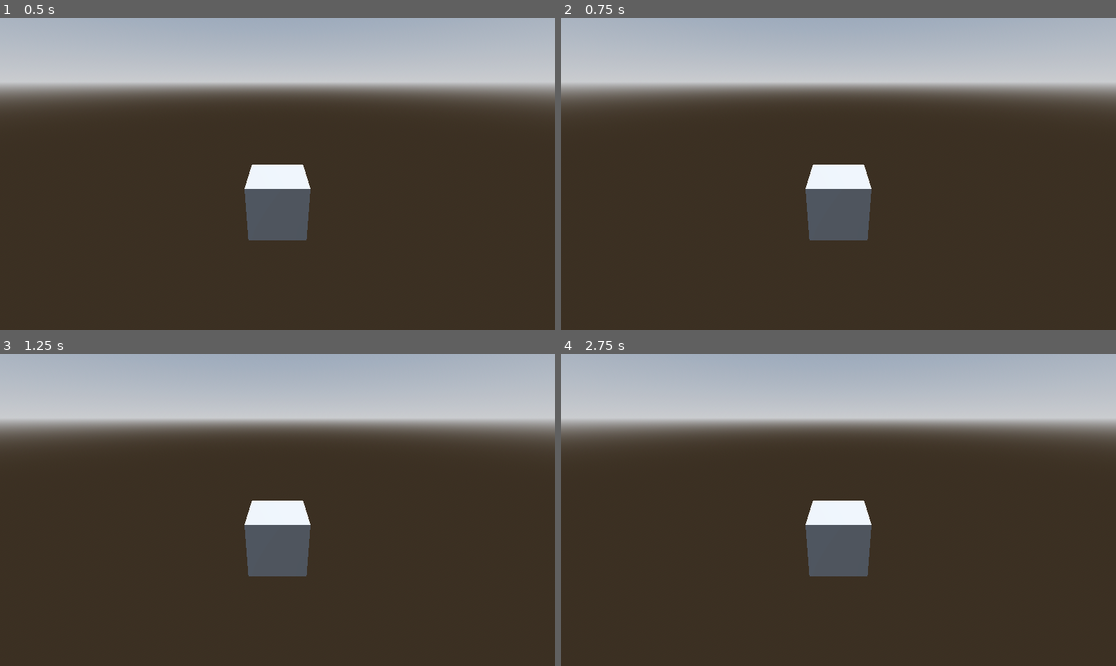
Above: before the commit, frames 1-4 (two rows, left to right).
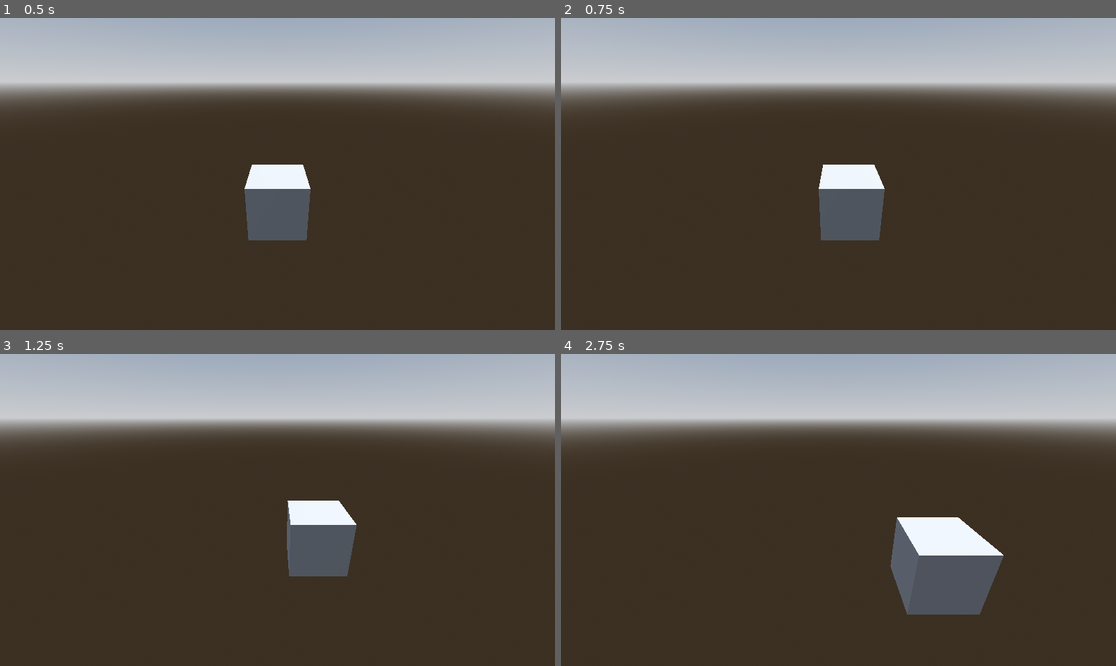
Above: after the commit, the same moments.

Repository: JulianRijken/SDR_Les
Game: Godot game, scene res://mijnscene.tscn
Two runs of this game, one before a commit and one after it. Both use one fixed random seed, a clock stepped at 60 frames per second and the inputs below.
Inputs:
- Up to frame 1 (0.5 s): no input
- Up to frame 2 (0.75 s): tap Enter at 0.5 s; hold Right (move_right) from 0.53 s (still down)
- Up to frame 3 (1.25 s): keep holding Right (move_right)
- Up to frame 4 (2.75 s): release Right (move_right) at 1.28 s; hold S (move_backwards, bound only after the commit) 1.28-2.03 s; hold Right (move_right) from 2.03 s (still down)

Frame 1 is identical in both runs. In frame 2, 1.1% of the frame differs, in the area x 44-59%, y 46-72%; in frame 3, 3.7%; in frame 4, 7.8%, in the area x 44-80%, y 46-84%.

Commit message:
voorbeeld push

Diff:
--- a/TankGame/character_body_3d.gd
+++ b/TankGame/character_body_3d.gd
@@ -2,24 +2,21 @@
 
 @export var speed = 14
 
-
 var target_velocity = Vector3.ZERO
 
-
 func _physics_process(delta):
-	# We create a local variable to store the input direction.
 	var direction = Vector3.ZERO
 
-	# We check for each move input and update the direction accordingly.
 	if Input.is_action_pressed("move_right"):
 		direction.x += 1
 	if Input.is_action_pressed("move_left"):
 		direction.x -= 1
-	if Input.is_action_pressed("move_back"):
-		# Notice how we are working with the vector's x and z axes.
-		# In 3D, the XZ plane is the ground plane.
+	if Input.is_action_pressed("move_backwards"):
 		direction.z += 1
 	if Input.is_action_pressed("move_forward"):
 		direction.z -= 1
 
 	print(direction)
+
+	velocity = direction
+	move_and_slide()
--- a/TankGame/project.godot
+++ b/TankGame/project.godot
@@ -29,3 +29,15 @@
 , Object(InputEventKey,"resource_local_to_scene":false,"resource_name":"","device":-1,"window_id":0,"alt_pressed":false …(183 unchanged characters)…
 ]
 }
+move_forward={
+"deadzone": 0.2,
+"events": [Object(InputEventKey,"resource_local_to_scene":false,"resource_name":"","device":-1,"window_id":0,"alt_pressed":false,"shift_pressed":false,"ctrl_pressed":false,"meta_pressed":false,"pressed":false,"keycode":0,"physical_keycode":87,"key_label":0,"unicode":119,"location":0,"echo":false,"script":null)
+, Object(InputEventKey,"resource_local_to_scene":false,"resource_name":"","device":-1,"window_id":0,"alt_pressed":false,"shift_pressed":false,"ctrl_pressed":false,"meta_pressed":false,"pressed":false,"keycode":0,"physical_keycode":4194320,"key_label":0,"unicode":0,"location":0,"echo":false,"script":null)
+]
+}
+move_backwards={
+"deadzone": 0.2,
+"events": [Object(InputEventKey,"resource_local_to_scene":false,"resource_name":"","device":-1,"window_id":0,"alt_pressed":false,"shift_pressed":false,"ctrl_pressed":false,"meta_pressed":false,"pressed":false,"keycode":0,"physical_keycode":83,"key_label":0,"unicode":115,"location":0,"echo":false,"script":null)
+, Object(InputEventKey,"resource_local_to_scene":false,"resource_name":"","device":-1,"window_id":0,"alt_pressed":false,"shift_pressed":false,"ctrl_pressed":false,"meta_pressed":false,"pressed":false,"keycode":0,"physical_keycode":4194322,"key_label":0,"unicode":0,"location":0,"echo":false,"script":null)
+]
+}
